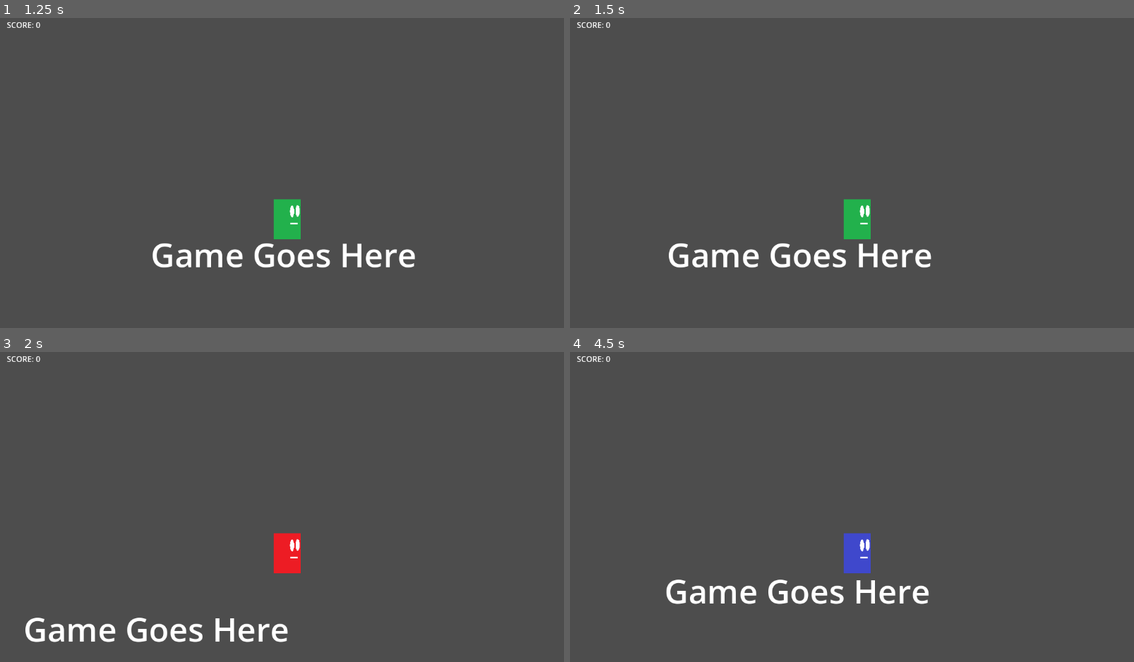
Above: before the commit, frames 1-4 (two rows, left to right).
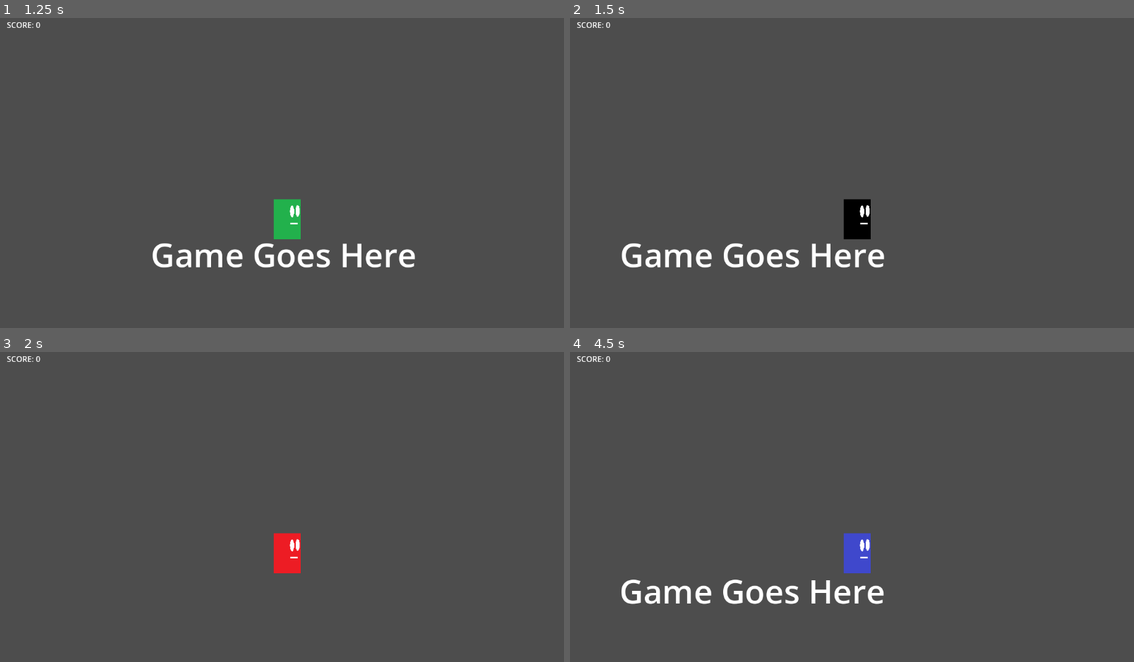
Above: after the commit, the same moments.

Repository: red-star-fighter/Test-Game-Project-2
Game: Godot game, scene res://Main Menu.tscn
Same seed, same stepped clock (60 frames per second), same inputs: the game is played once before the commit and once after it.
Inputs:
- Up to frame 1 (1.25 s): click "Play" at 0.5 s
- Up to frame 2 (1.5 s): tap Enter at 1.25 s; hold D (moveRight) from 1.28 s (still down); tap Shift (shift) at 1.35 s
- Up to frame 3 (2 s): keep holding D (moveRight); tap Space (jump) at 1.52 s
- Up to frame 4 (4.5 s): tap Shift (shift) every 0.75 s from 2.1 to 4.35 s; tap Space (jump) at 2.27, 3.77 s; release D (moveRight) at 2.78 s; hold A (moveLeft) 2.78-3.53 s; hold D (moveRight) from 3.53 s (still down); tap R (restart) at 4.25 s

Frame 1 is identical in both runs. In frame 2, 2.7% of the frame differs, in the area x 9-65%, y 58-81%; in frame 3, 1.3%; in frame 4, 2.0%.

Commit message:
Added inertia

Diff:
--- a/Game World.tscn
+++ b/Game World.tscn
@@ -6,6 +6,9 @@
 
 [sub_resource type="RectangleShape2D" id="RectangleShape2D_p7sp5"]
 size = Vector2(554, 65)
+
+[sub_resource type="RectangleShape2D" id="RectangleShape2D_v0c18"]
+size = Vector2(3292, 65)
 
 [node name="GameWorld" type="Node2D"]
 script = ExtResource("1_pgtpn")
@@ -25,6 +28,10 @@
 position = Vector2(387, 165)
 shape = SubResource("RectangleShape2D_p7sp5")
 
+[node name="CollisionShape2D2" type="CollisionShape2D" parent="Label/StaticBody2D"]
+position = Vector2(476, 165)
+shape = SubResource("RectangleShape2D_v0c18")
+
 [node name="CharacterBody2D" parent="." instance=ExtResource("1_g200y")]
 position = Vector2(528, -31)
 
--- a/Player/Player.gd
+++ b/Player/Player.gd
@@ -52,14 +52,17 @@
 			anim.play("Run")
 		if velocity.y > 0:
 			anim.play("Fall")
-	elif direction and velocity.x <= abs(SPEED):
-		velocity.x = direction * SPEED
+	elif direction and Input.is_action_pressed("moveLeft")or Input.is_action_pressed("moveRight"):
+		if sign(velocity.x) == direction or velocity.x == 0:
+			velocity.x += direction * SPEED * (delta*2)
+		else:
+			velocity.x = move_toward(velocity.x, 0, SPEED*delta*4)
 		if velocity.y == 0:
 			anim.play("Run")
 		if velocity.y > 0:
 			anim.play("Fall")
 	else:
-		velocity.x = move_toward(velocity.x, 0, SPEED)
+		velocity.x = move_toward(velocity.x, 0, SPEED*delta*4)
 		if velocity.y == 0:
 			anim.play("Idle")
 		if velocity.y > 0:
Not shown: 1 places in Game World.tscn that only renumber resources
